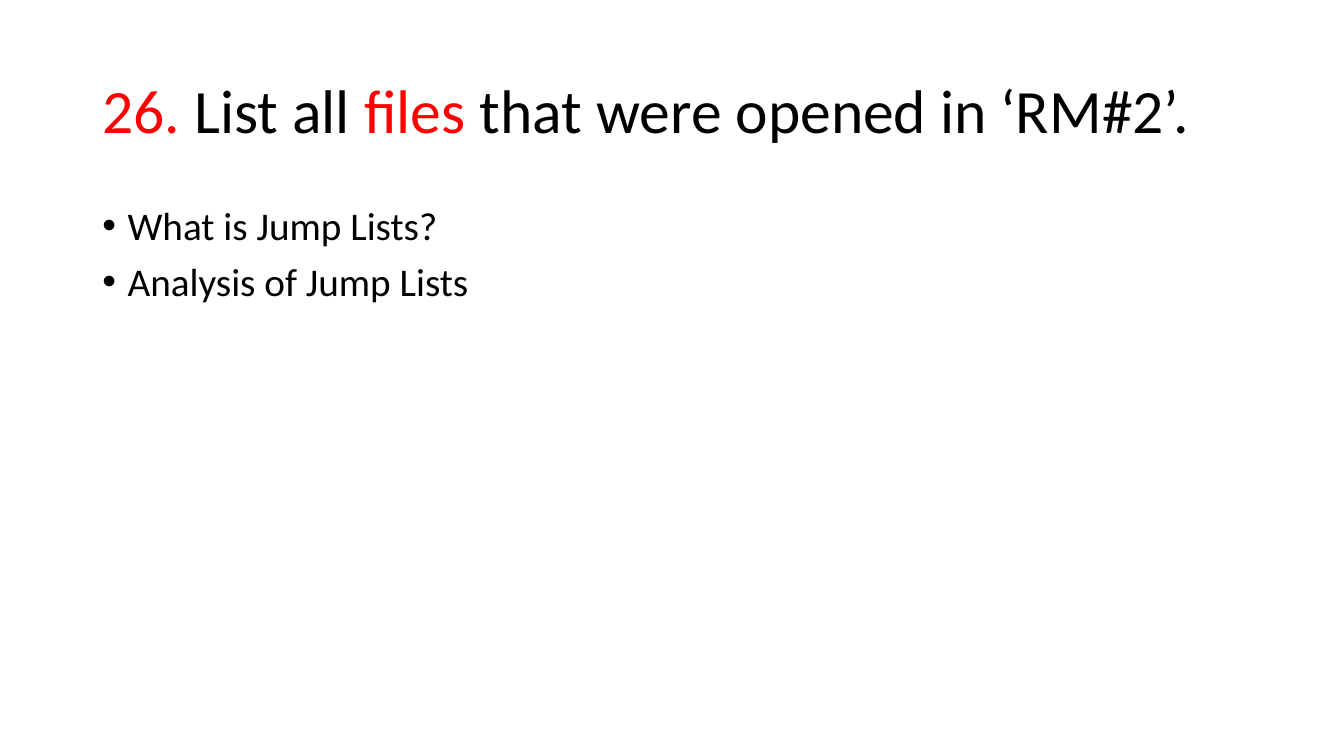
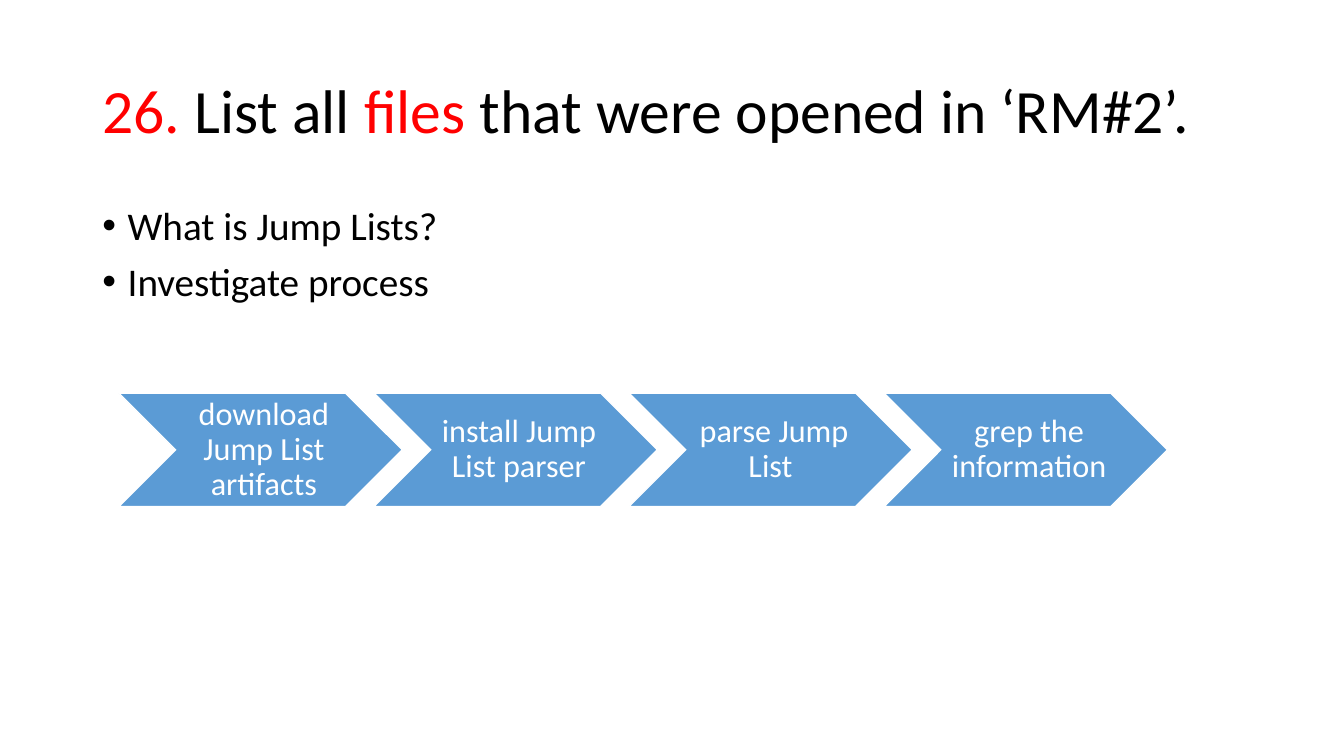
Before and after one commit to frankwxu/digital-forensics-lab, a slide deck: slide 25 of NIST_Data_Leakage_Case/NIST_Data_Leakage_06_Network_Shellbag_Jumplist.pptx (slide 22 before the commit). Drawn at 1344x756 pixels with LibreOffice and Linux fonts; fonts in the diff are those of the drawing; background and template pictures are left out. Boxes give left, top, right and bottom in pixels: in the first picture for what was removed or moved away, otherwise in the second. Text is boxed around its words. In the diff, an @@ line names an element or a change of style, - is before the commit and + after.

```diff
--- a/NIST_Data_Leakage_Case/NIST_Data_Leakage_06_Network_Shellbag_Jumplist.pptx
+++ b/NIST_Data_Leakage_Case/NIST_Data_Leakage_06_Network_Shellbag_Jumplist.pptx
@@ text at [128,269,429,303]: text changed @@
-• Analysis of Jump Lists
+• Investigate process
@@ group added at [119,393,1168,506]: 4 chevrons, 4 texts @@
+download Jump List artifacts
+install Jump List parser
+parse Jump List
+grep the information
```
Also in this commit, not shown: 11 other slides changed, 4 slides added, 1 slide removed, 4 other files.
